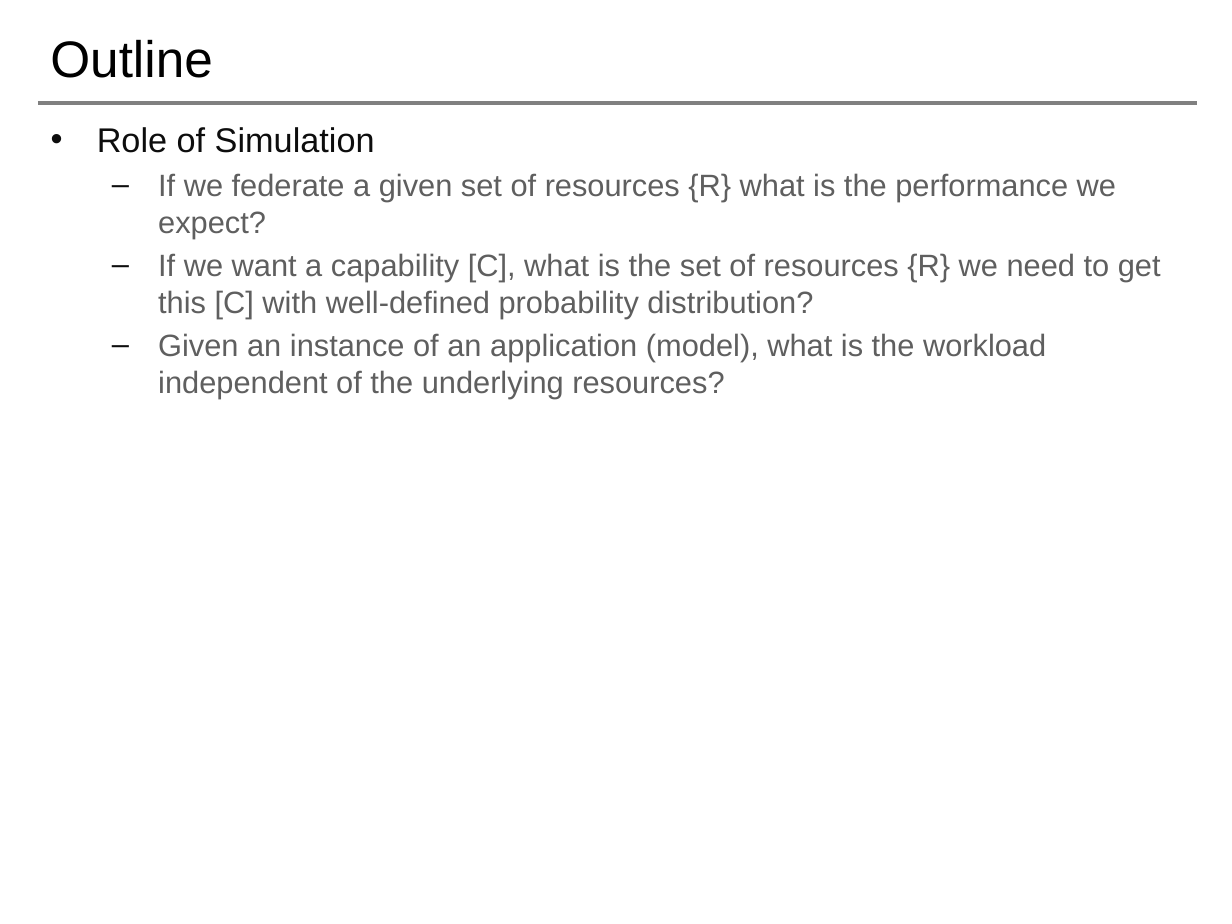
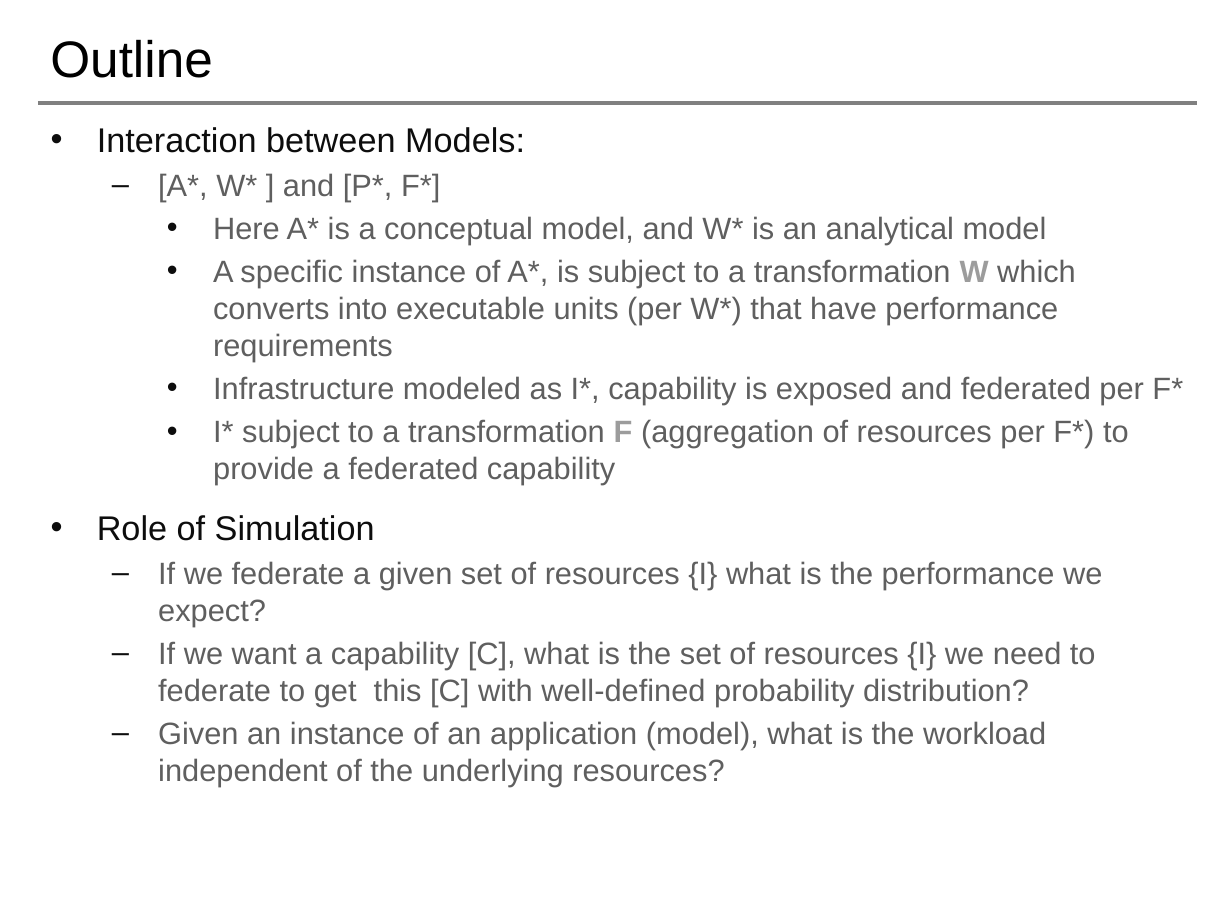
Before and after one commit to saga-project/NGMW, a slide deck: slide 8 of presentations/radical-modsim.pptx. Drawn at 1232x924 pixels with LibreOffice and Linux fonts; fonts in the diff are those of the drawing; background and template pictures are left out. Boxes give left, top, right and bottom in pixels: in the first picture for what was removed or moved away, otherwise in the second. Text is boxed around its words. In the diff, an @@ line names an element or a change of style, - is before the commit and + after.

```diff
--- a/presentations/radical-modsim.pptx
+++ b/presentations/radical-modsim.pptx
@@ text at bbox=[97, 127, 1183, 485]: paragraphs added @@
+• Interaction between Models:
+  – [A*, W* ] and [P*, F*]
+    • Here A* is a conceptual model, and W* is an analytical model
+    • A specific instance of A*, is subject to a transformation W which converts into executable units (per W*) that have performance requirements
+    • Infrastructure modeled as I*, capability is exposed and federated per F*
+    • I* subject to a transformation F (aggregation of resources per F*) to provide a federated capability
@@ text at bbox=[158, 561, 1102, 707]: text changed @@
-  – If we federate a given set of resources {R} what is the performance we expect?
-  – If we want a capability [C], what is the set of resources {R} we need to get this [C] with well-defined probability distribution?
+  – If we federate a given set of resources {I} what is the performance we expect?
+  – If we want a capability [C], what is the set of resources {I} we need to federate to get this [C] with well-defined probability distribution?
```
Also in this commit, not shown: 3 other slides changed.
